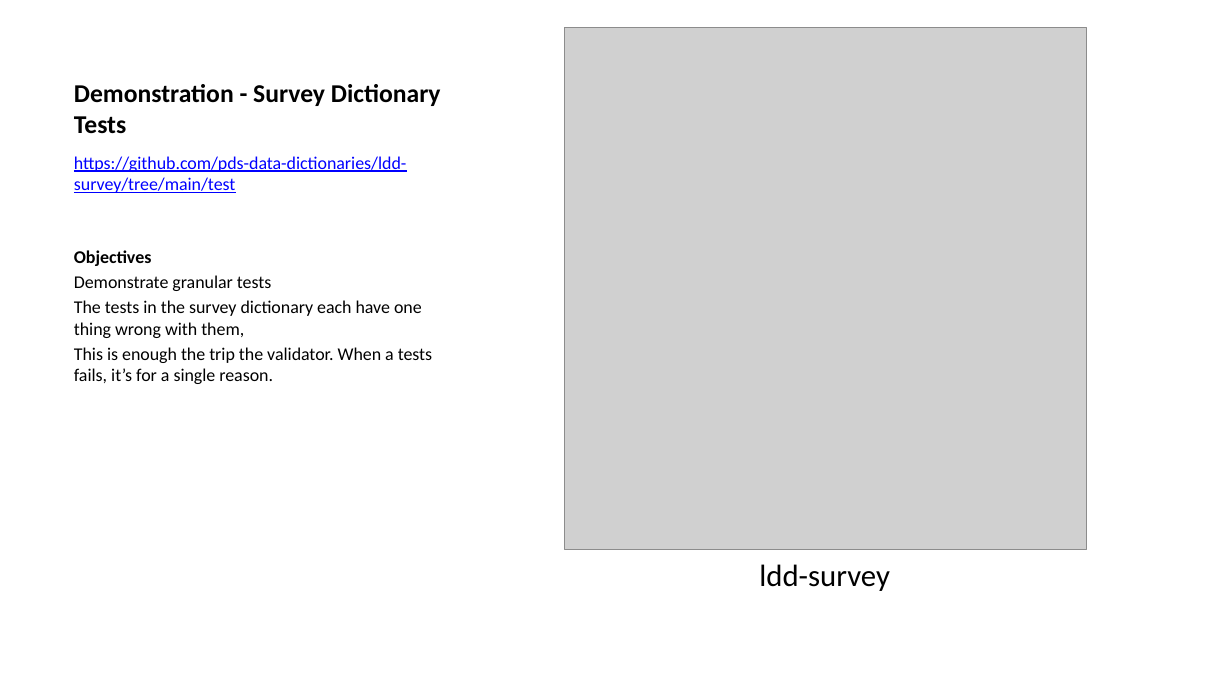
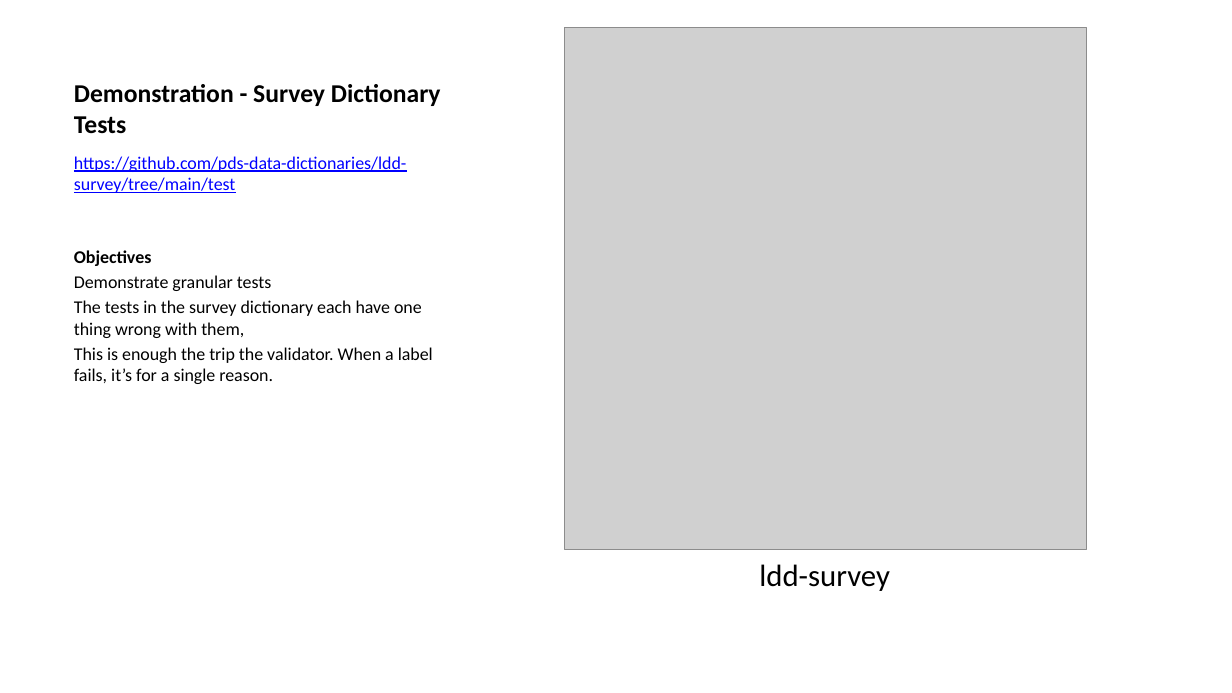
Before and after one commit to sbn-psi/dmsp, a slide deck: slide 9 of LDDTesting/stone-LDDTestingTechniques.pptx. Drawn at 1232x693 pixels with LibreOffice and Linux fonts; fonts in the diff are those of the drawing; grey boxes stand for pictures. Boxes give left, top, right and bottom in pixels: in the first picture for what was removed or moved away, otherwise in the second. Text is boxed around its words. In the diff, an @@ line names an element or a change of style, - is before the commit and + after.

```diff
--- a/LDDTesting/stone-LDDTestingTechniques.pptx
+++ b/LDDTesting/stone-LDDTestingTechniques.pptx
@@ text at <box>74,347,433,384</box>: text changed @@
-This is enough the trip the validator. When a tests fails, it’s for a single reason.
+This is enough the trip the validator. When a label fails, it’s for a single reason.
```
Also in this commit, not shown: 11 other slides changed, 2 other files.
